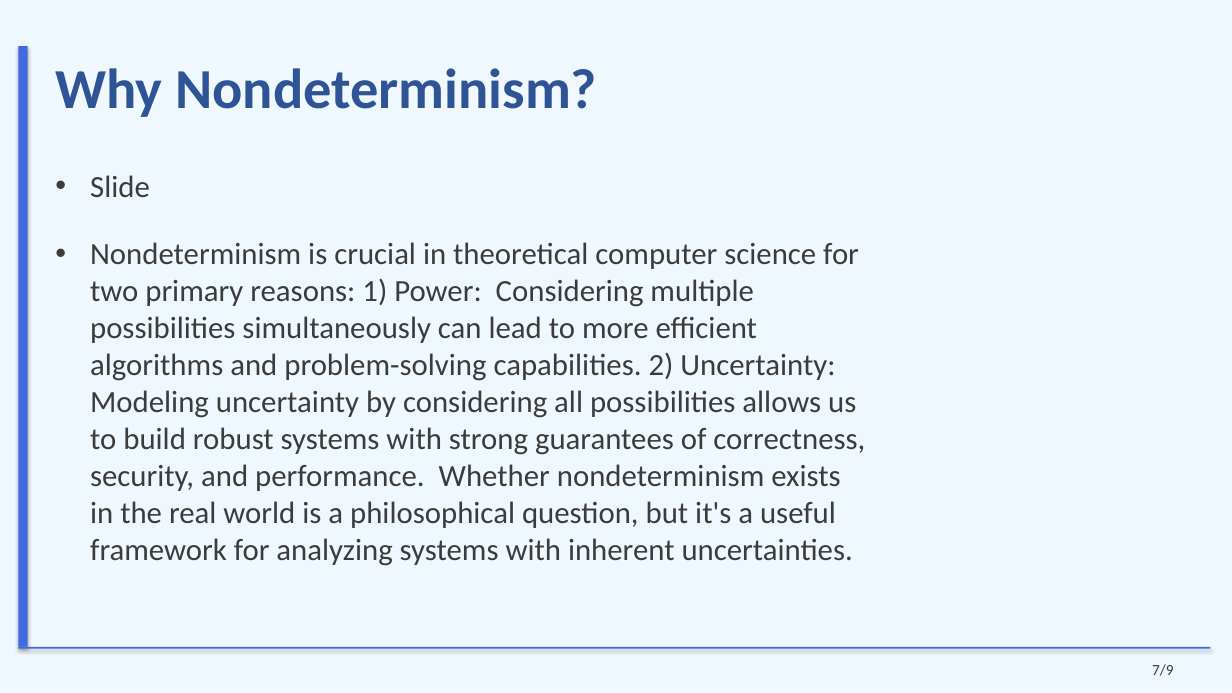
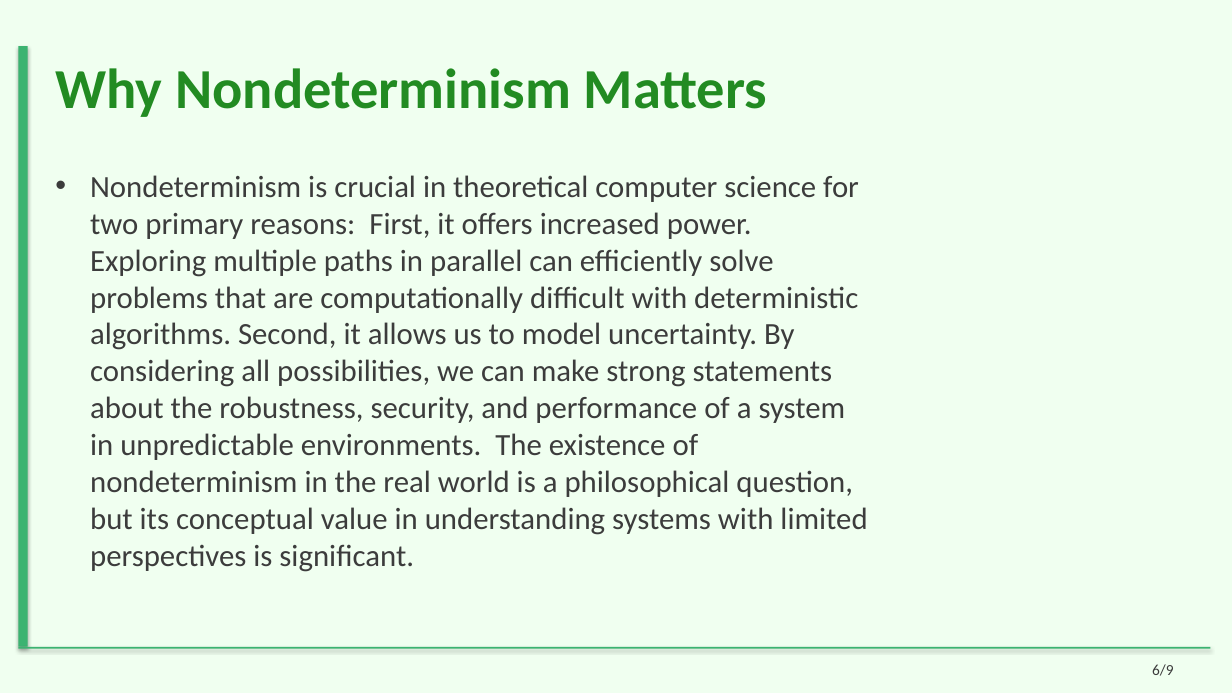
Before and after one commit to sanskarsri26/pdf-to-lecture, a slide deck: slide 6 of Styled_Slides.pptx (slide 7 before the commit). Drawn at 1232x693 pixels with LibreOffice and Linux fonts; fonts in the diff are those of the drawing. Boxes give left, top, right and bottom in pixels: in the first picture for what was removed or moved away, otherwise in the second. Text is boxed around its words. In the diff, an @@ line names an element or a change of style, - is before the commit and + after.

```diff
--- a/Styled_Slides.pptx
+++ b/Styled_Slides.pptx
@@ background #F0F8FF to #F0FFF0 @@
@@ rectangle at (x1=18, y1=46, x2=28, y2=647): fill #4169E1 to #3CB371 @@
@@ title at (x1=55, y1=68, x2=767, y2=117): text changed; text colour #2F5496 to #228B22 @@
-Why Nondeterminism?
+Why Nondeterminism Matters
@@ text at (x1=90, y1=175, x2=867, y2=572): text changed @@
-• Slide
-• Nondeterminism is crucial in theoretical computer science for two primary reasons: 1) Power: Considering multiple possibilities simultaneously can lead to more efficient algorithms and problem-solving capabilities. 2) Uncertainty: Modeling uncertainty by considering all possibilities allows us to build robust systems with strong guarantees of correctness, security, and performance. Whether nondeterminism exists in the real world is a philosophical question, but it's a useful framework for analyzing systems with inherent uncertainties.
+• Nondeterminism is crucial in theoretical computer science for two primary reasons: First, it offers increased power. Exploring multiple paths in parallel can efficiently solve problems that are computationally difficult with deterministic algorithms. Second, it allows us to model uncertainty. By considering all possibilities, we can make strong statements about the robustness, security, and performance of a system in unpredictable environments. The existence of nondeterminism in the real world is a philosophical question, but its conceptual value in understanding systems with limited perspectives is significant.
@@ rectangle at (x1=18, y1=647, x2=1211, y2=649): fill #4169E1 to #3CB371 @@
@@ text at (x1=1152, y1=664, x2=1174, y2=676): text changed @@
-7/9
+6/9
```
Also in this commit, not shown: 7 other slides changed, 1 slide added, 1 slide removed, 21 other files.
